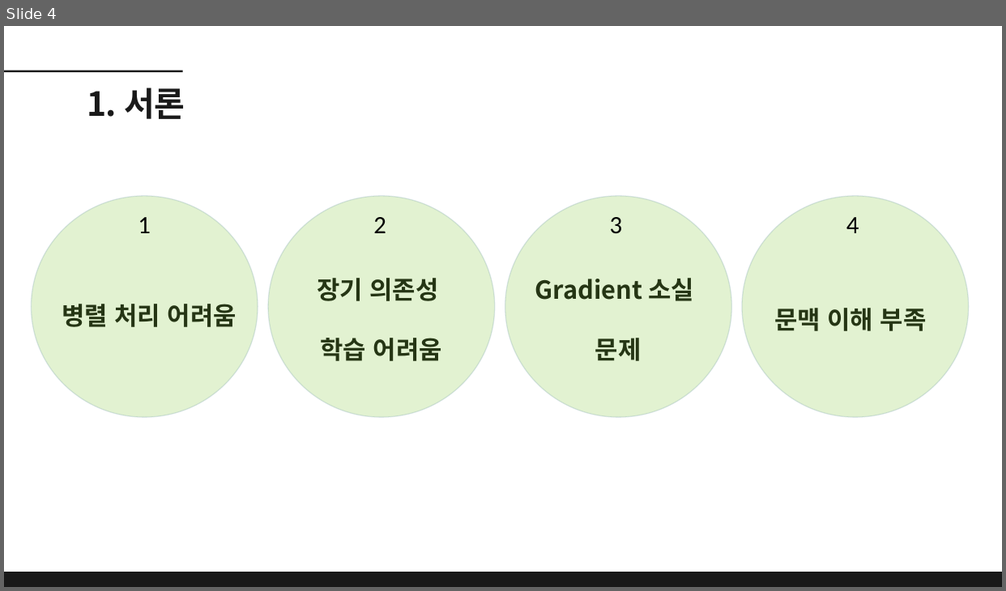
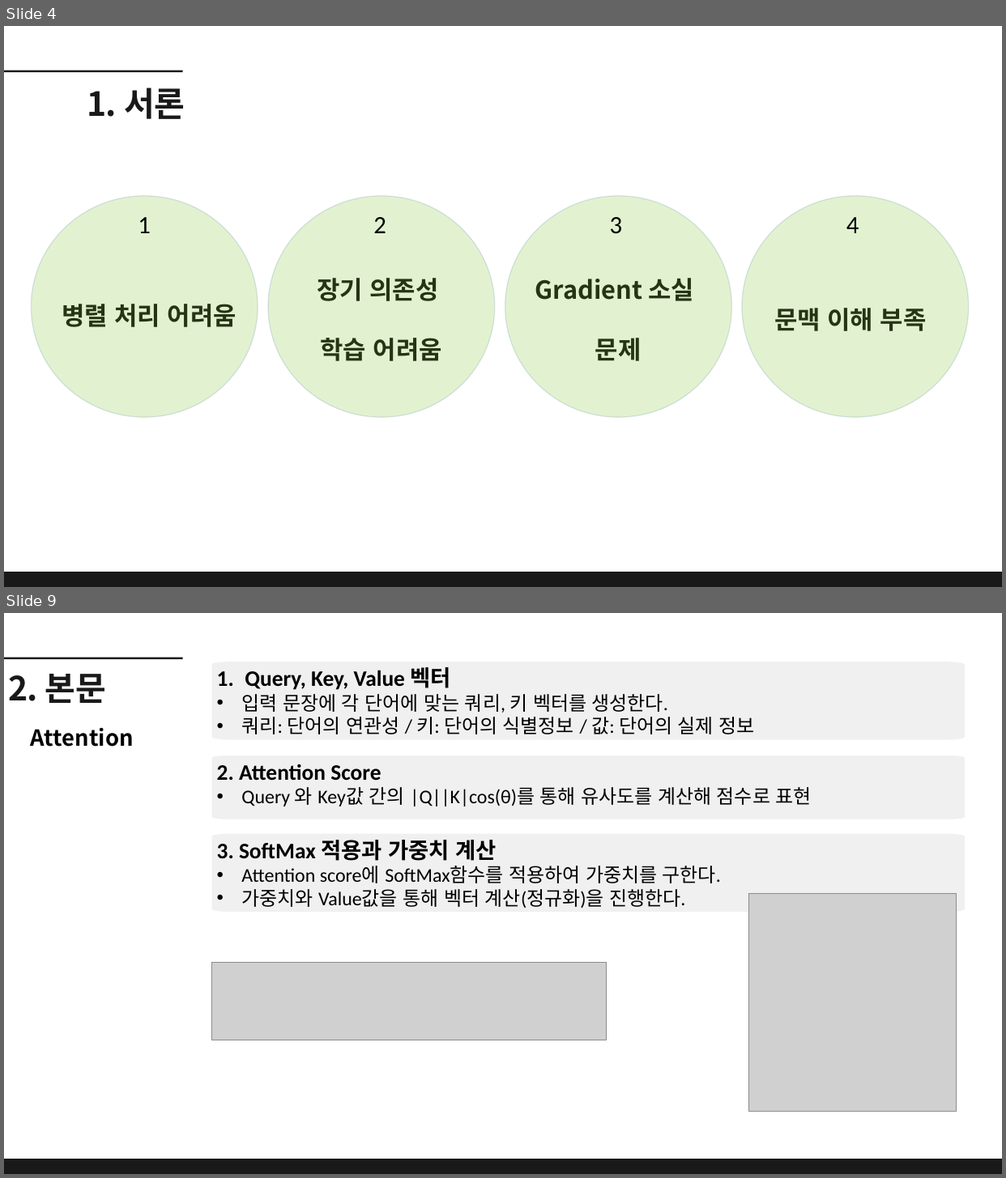
Before and after one commit to dbehdrbs0806/4th_2sem, a slide deck: ReinforcementLearning/20204077_유동균_Transformer 발표.pptx. Shown one above the other, each under a label of ours: slide 4 before the commit, slides 4 and 9 after it; the slides between them are not shown. The pictures are 1006x591 and 1006x1178 pixels, drawn with LibreOffice and Linux fonts; fonts in the diff are those of the drawing; grey boxes stand for pictures. Boxes give left, top, right and bottom in pixels: in the first picture for what was removed or moved away, otherwise in the second. Text is boxed around its words. In the diff, an @@ line names an element or a change of style, - is before the commit and + after.

```diff
--- a/ReinforcementLearning/20204077_유동균_Transformer 발표.pptx
+++ b/ReinforcementLearning/20204077_유동균_Transformer 발표.pptx
@@ slide 9 added at (x1=4, y1=613, x2=1002, y2=1174), background #FFFFFF @@
@@ line added from (4, 658) to (183, 658), #191919 3 pt @@
@@ text added at (x1=8, y1=674, x2=106, y2=703), 48 pt, text #191919, bold @@
+2. 본문
@@ freeform shape added at (x1=212, y1=662, x2=965, y2=739), fill #F0F0F0, 28 pt, text #000000 @@
+1. Query, Key, Value 벡터
+• 입력 문장에 각 단어에 맞는 쿼리, 키 벡터를 생성한다.
+• 쿼리: 단어의 연관성 / 키: 단어의 식별정보 / 값: 단어의 실제 정보
@@ text added at (x1=31, y1=728, x2=134, y2=747), 32 pt, text #000000, bold @@
+Attention
@@ freeform shape added at (x1=212, y1=756, x2=965, y2=820), fill #F0F0F0, 28 pt, text #000000 @@
+2. Attention Score
+• Query 와 Key값 간의 |Q||K|cos(θ)를 통해 유사도를 계산해 점수로 표현
@@ freeform shape added at (x1=212, y1=834, x2=965, y2=912), fill #F0F0F0, 28 pt, text #000000 @@
+3. SoftMax 적용과 가중치 계산
+• Attention score에 SoftMax함수를 적용하여 가중치를 구한다.
+• 가중치와 Value값을 통해 벡터 계산(정규화)을 진행한다.
@@ picture added at (x1=748, y1=893, x2=957, y2=1111) @@
@@ picture added at (x1=212, y1=962, x2=607, y2=1040) @@
@@ freeform shape added at (x1=4, y1=1160, x2=1002, y2=1174), fill #191919 @@
```
Also in this commit, not shown: 4 slides changed, 7 other slides added, 13 slides removed.
